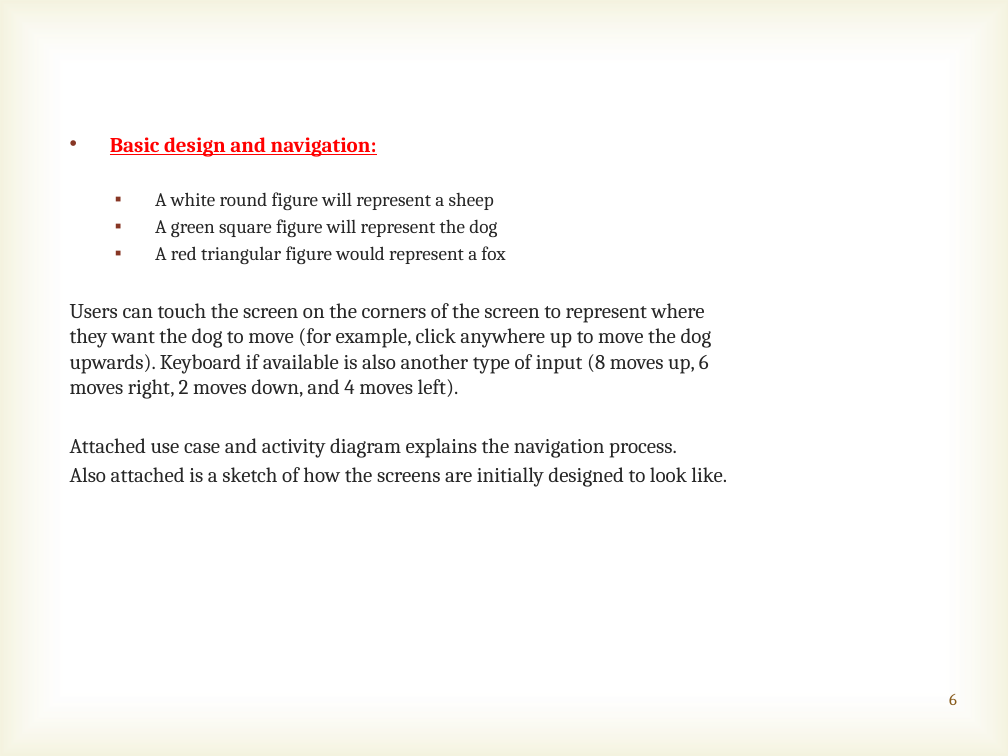
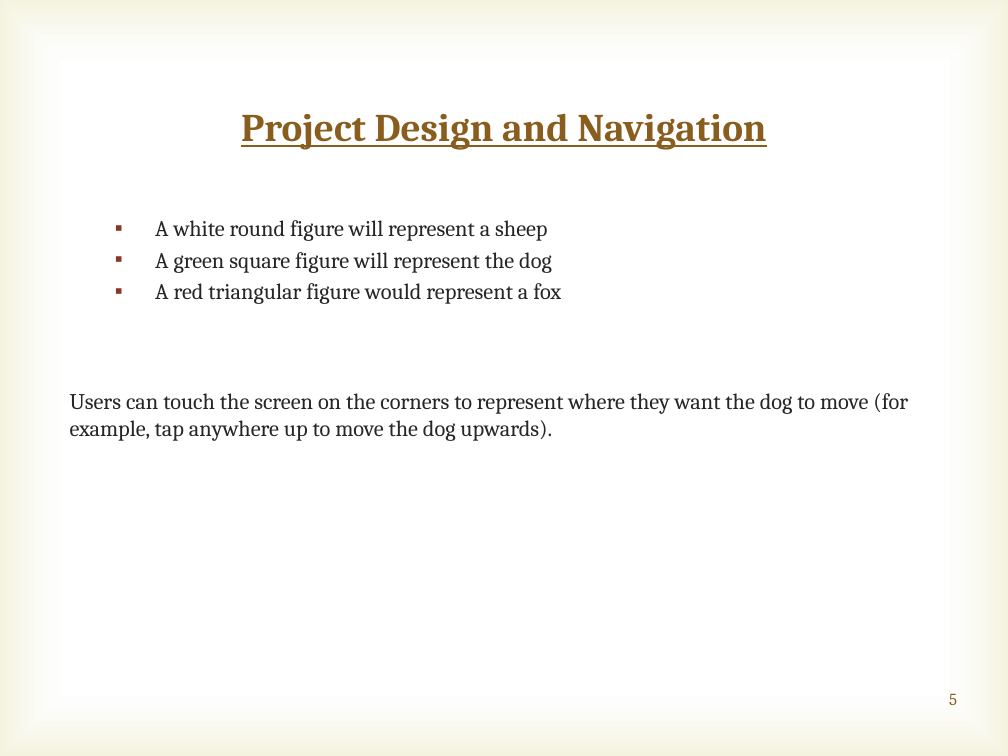
Before and after one commit to marcusvsilveira/lehman-android, a slide deck: slide 5 of Initial_presentation/Initial presentation.pptx (slide 6 before the commit). Drawn at 1008x756 pixels with LibreOffice and Linux fonts; fonts in the diff are those of the drawing; background and template pictures are left out. Boxes give left, top, right and bottom in pixels: in the first picture for what was removed or moved away, otherwise in the second. Text is boxed around its words. In the diff, an @@ line names an element or a change of style, - is before the commit and + after.

Commit message:
New presentation / reviewed with mocks and diagrams

```diff
--- a/Initial_presentation/Initial presentation.pptx
+++ b/Initial_presentation/Initial presentation.pptx
@@ title added at <box>241,113,766,150</box>, 28 pt, text #895D1D, bold, underline @@
+Project Design and Navigation
@@ text at <box>110,137,377,157</box>: paragraph removed @@
-• Basic design and navigation:
@@ text "A white round figure will ...": place and size @@
-text "A white round figure will ..." at <box>70,137,727,487</box>
+text "A white round figure will ..." at <box>70,220,908,441</box>
@@ text at <box>155,220,561,304</box>: size 13.8 to 16 pt in "A white round figure will represent a ...", "A green square figure will represent the ...", "A red triangular figure would represent a ..." @@
@@ text at <box>70,393,908,441</box>: text changed; size 15 to 16 pt @@
-Users can touch the screen on the corners of the screen to represent where they want the dog to move (for example, click anywhere up to move the dog upwards). Keyboard if available is also another type of input (8 moves up, 6 moves right, 2 moves down, and 4 moves left).
-Attached use case and activity diagram explains the navigation process.
-Also attached is a sketch of how the screens are initially designed to look like.
+Users can touch the screen on the corners to represent where they want the dog to move (for example, tap anywhere up to move the dog upwards).
@@ page number at <box>949,693,957,705</box>: text changed @@
-6
+5
```
Also in this commit, not shown: 5 other slides changed, 7 slides added.
